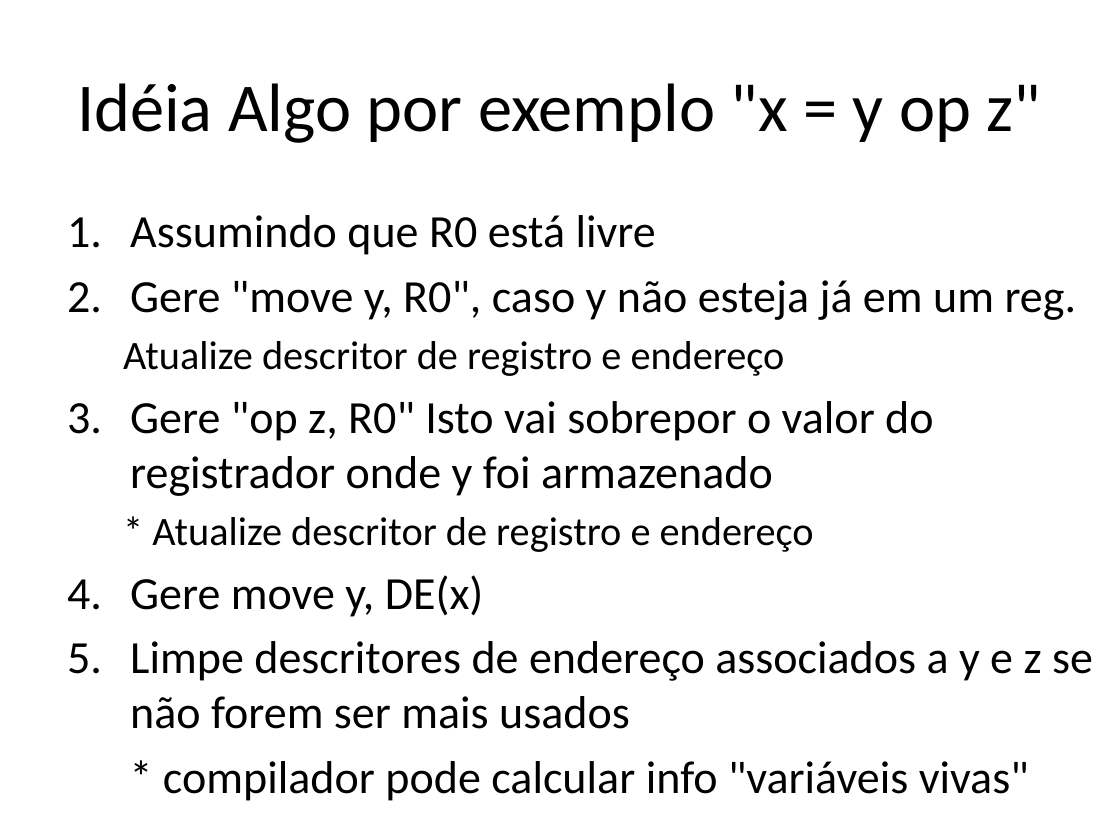
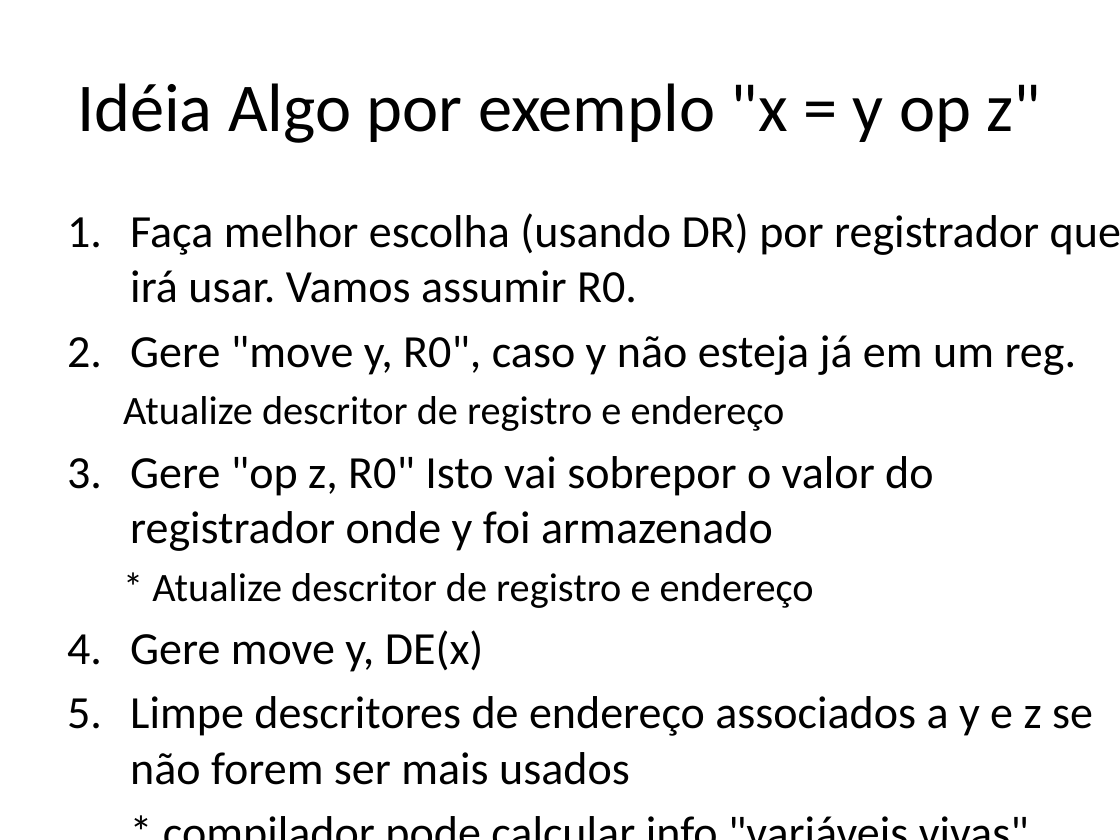
Before and after one commit to damorim/compilers-cin, a slide deck: slide 5 of slides-aulas/geracao-de-codigo.pptx. Drawn at 1120x840 pixels with LibreOffice and Linux fonts; fonts in the diff are those of the drawing. Boxes give left, top, right and bottom in pixels: in the first picture for what was removed or moved away, otherwise in the second. Text is boxed around its words. In the diff, an @@ line names an element or a change of style, - is before the commit and + after.

```diff
--- a/slides-aulas/geracao-de-codigo.pptx
+++ b/slides-aulas/geracao-de-codigo.pptx
@@ text at box(130, 213, 1120, 303): text changed @@
-1. Assumindo que R0 está livre
+1. Faça melhor escolha (usando DR) por registrador que irá usar. Vamos assumir R0.
```
